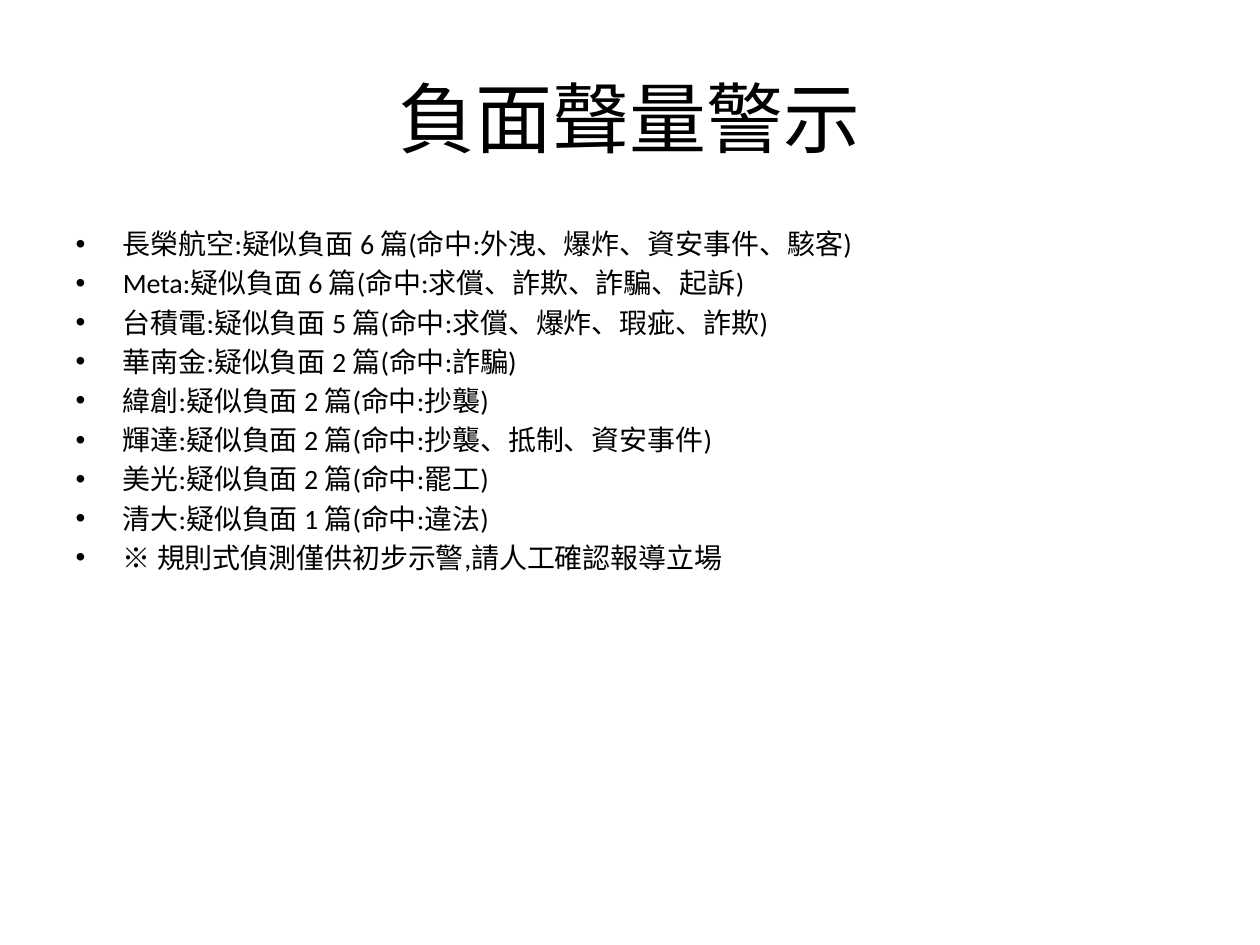
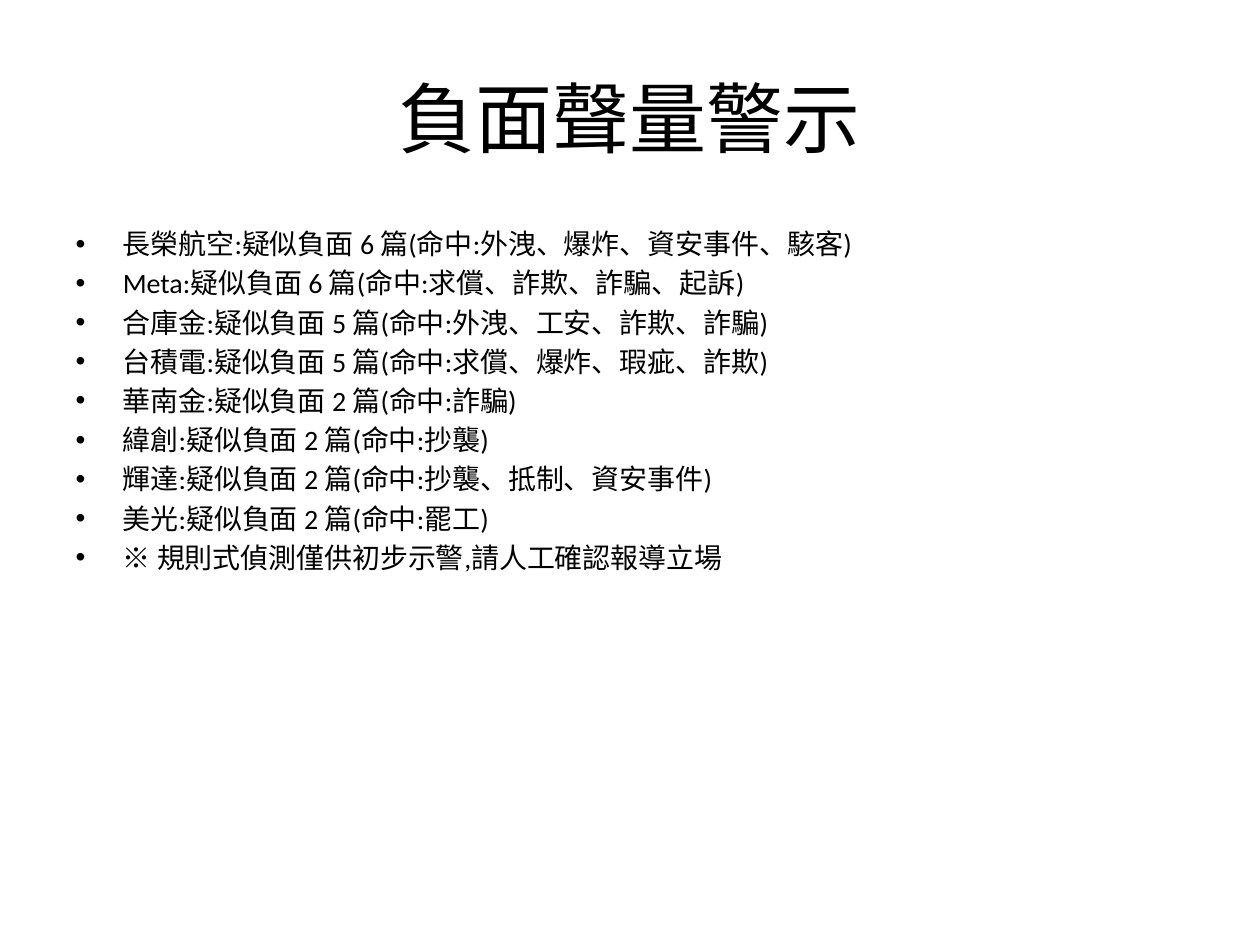
Before and after one commit to AndyChen825/industry-monitor, a slide deck: slide 6 of docs/reports/台灣產業趨勢監測週報_2026-09-14_2026-09-21.pptx. Drawn at 1260x945 pixels with LibreOffice and Linux fonts; fonts in the diff are those of the drawing. Boxes give left, top, right and bottom in pixels: in the first picture for what was removed or moved away, otherwise in the second. Text is boxed around its words. In the diff, an @@ line names an element or a change of style, - is before the commit and + after.

```diff
--- a/docs/reports/台灣產業趨勢監測週報_2026-09-14_2026-09-21.pptx
+++ b/docs/reports/台灣產業趨勢監測週報_2026-09-14_2026-09-21.pptx
@@ text at box(123, 309, 768, 337): paragraph added @@
+• 合庫金:疑似負面 5 篇(命中:外洩、工安、詐欺、詐騙)
@@ text at box(123, 505, 489, 533): paragraph removed @@
-• 清大:疑似負面 1 篇(命中:違法)
```
Also in this commit, not shown: 5 other slides changed, 7 other files.
